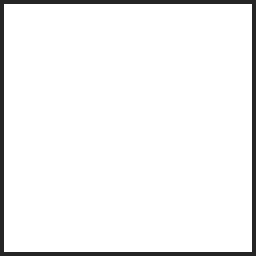
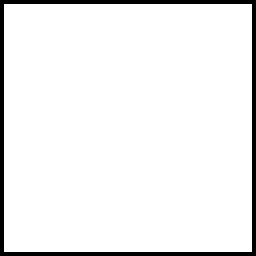
Two versions of the same layered image (256x256). Layer-by-layer changes:
painted on "Rectangle 1" over [0, 0, 256, 256]
removed layer "Background" over [0, 0, 256, 256]
